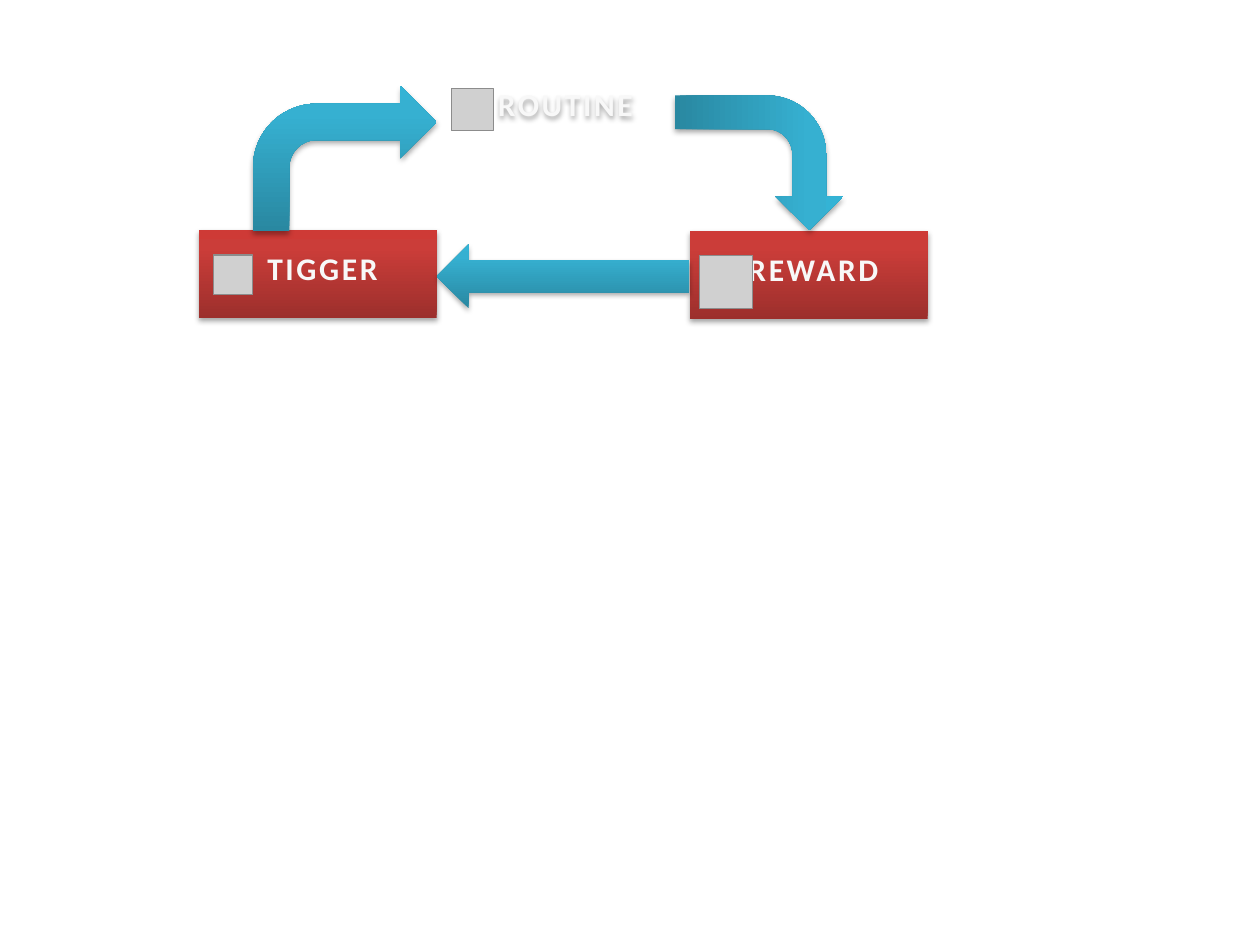
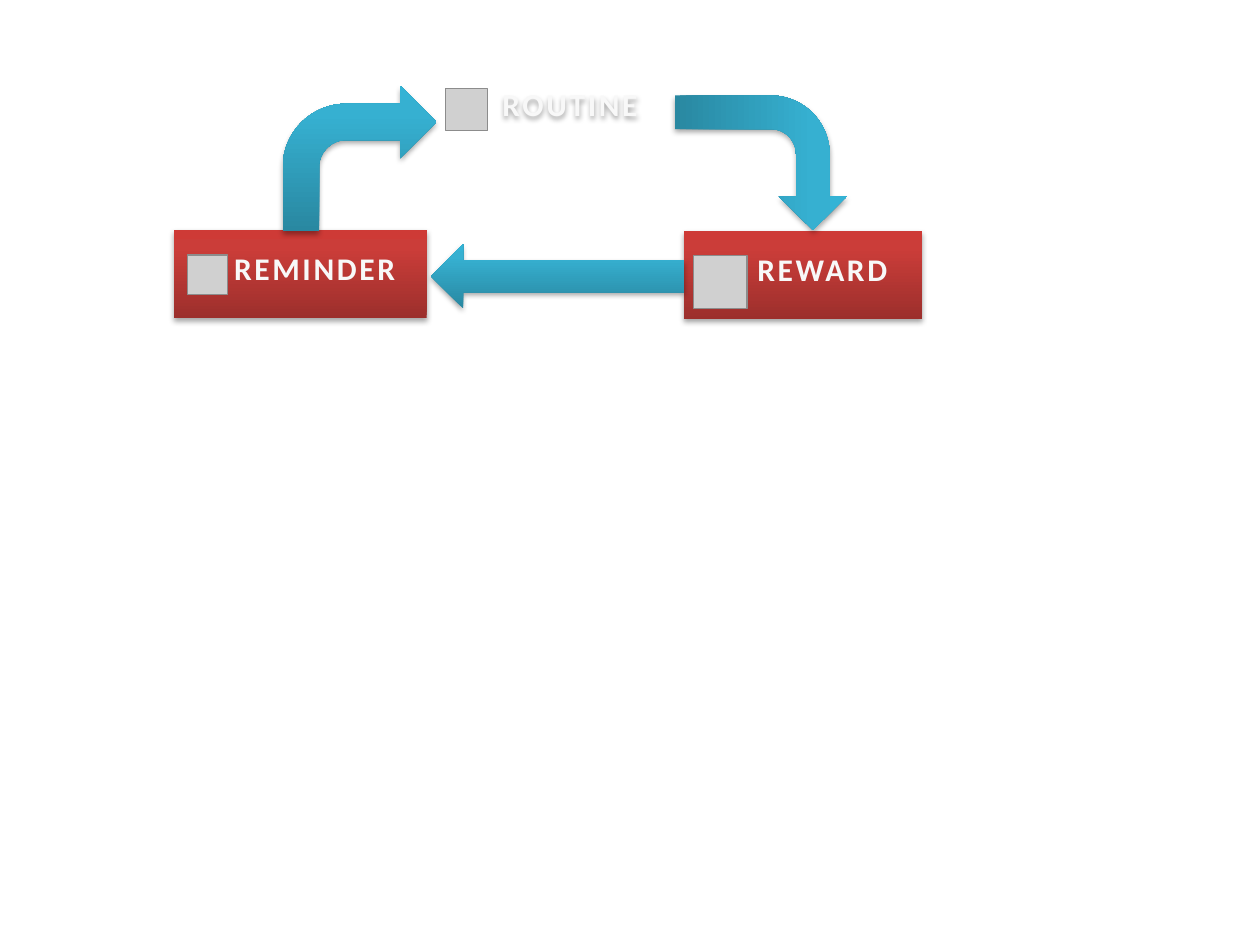
Before and after one commit to foxgaocn/habitator, a slide deck: slide 1 of habitorpitch.pptx. Drawn at 1260x945 pixels with LibreOffice and Linux fonts; fonts in the diff are those of the drawing; grey boxes stand for pictures. Boxes give left, top, right and bottom in pixels: in the first picture for what was removed or moved away, otherwise in the second. Text is boxed around its words. In the diff, an @@ line names an element or a change of style, - is before the commit and + after.

```diff
--- a/habitorpitch.pptx
+++ b/habitorpitch.pptx
@@ bent arrow: place and size @@
-bent arrow at (253,86,437,231)
+bent arrow at (282,86,436,231)
@@ rectangle "REMINDER": place and size @@
-rectangle "REMINDER" at (199,231,437,319)
+rectangle "REMINDER" at (174,231,427,319)
@@ picture: place and size @@
-picture at (213,255,252,294)
+picture at (188,255,227,294)
@@ text in rectangle at (234,259,395,280): text changed @@
-TIGGER
+REMINDER
@@ 2 pictures, 1 rectangle, 1 left arrow: place and size @@
-2 pictures, 1 rectangle, 1 left arrow at (437,88,927,319)
+2 pictures, 1 rectangle, 1 left arrow at (431,88,922,319)
```
Also in this commit, not shown: 3 other files.
